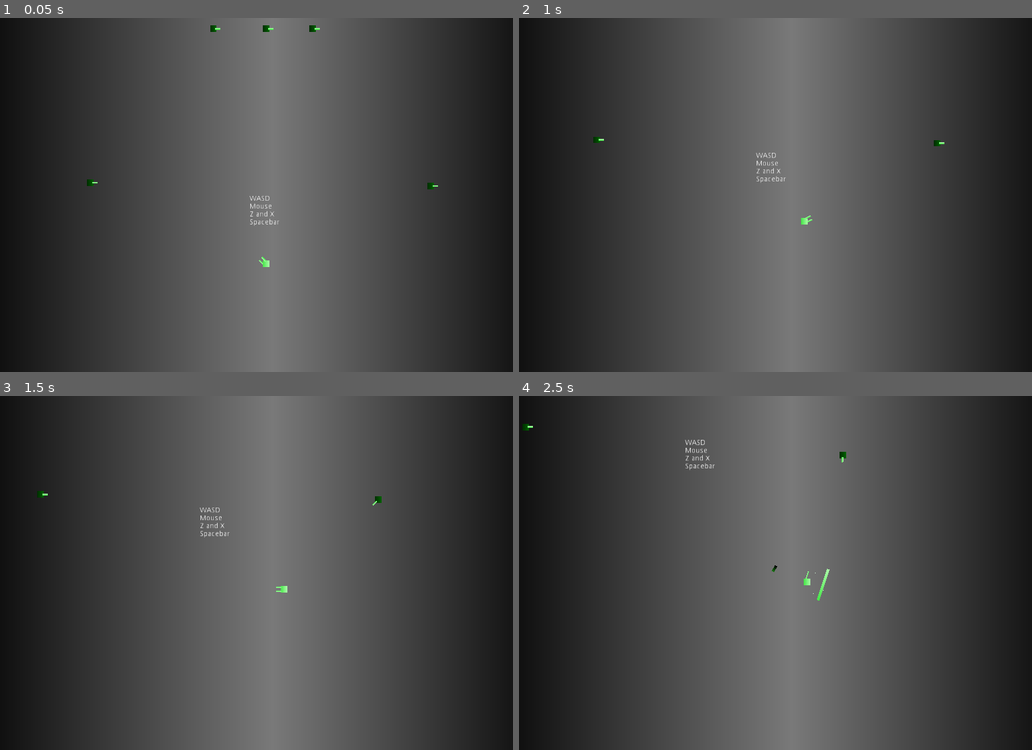
Above: before the commit, frames 1-4 (two rows, left to right).
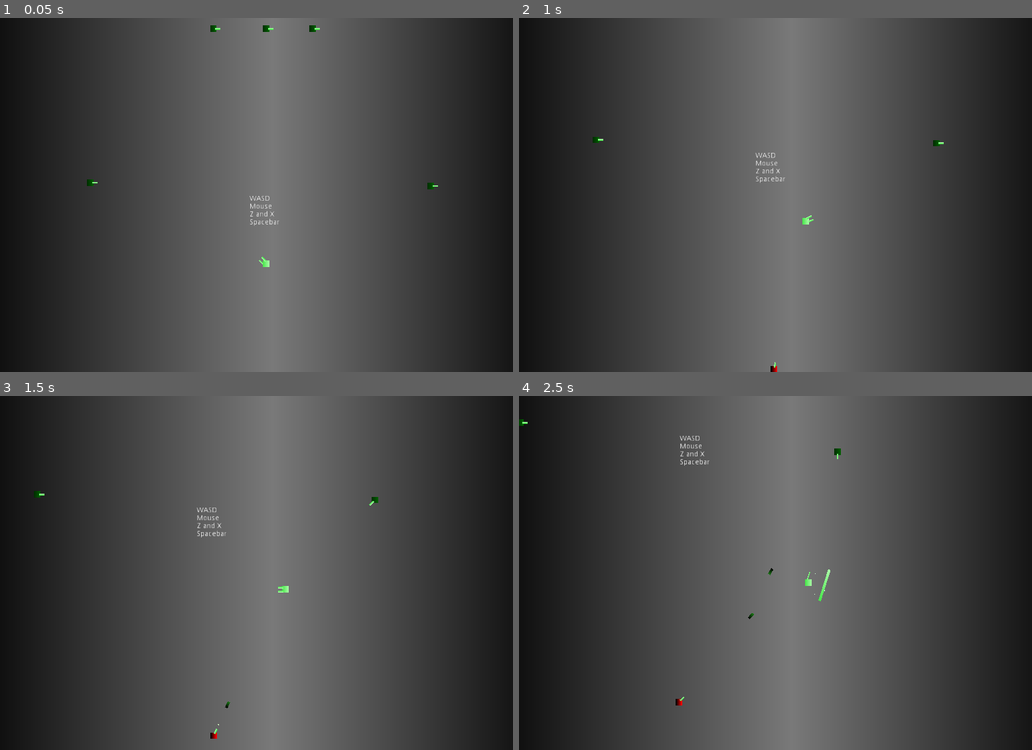
Above: after the commit, the same moments.

Repository: jrcamelo/Godot-SuperRogue
Game: Godot game, scene res://Test1.tscn
The game is run twice, just before and just after one commit, with the same random seed, the same clock (stepped at 60 frames per second) and the same inputs. The engine's default icon, where the game draws it, is replaced by a stand-in: a white triangle on a blue panel in a dark square.
Inputs (mouse positions are in pixels of both pictures, inside the frame that each line leads up to):
- Up to frame 1 (0.05 s): no input
- Up to frame 2 (1 s): move the mouse to (903, 177) at 0.52 s; hold D (move_right) from 0.53 s (still down); tap R (r) at 0.6 s; tap V (v) at 0.8 s
- Up to frame 3 (1.5 s): move the mouse to (159, 590) at 1.27 s; release D (move_right) at 1.28 s; hold S (move_down) from 1.28 s (still down); tap V (v) at 1.35 s
- Up to frame 4 (2.5 s): tap X (x) at 1.55, 2.1 s; move the mouse to (837, 495) at 2.02 s; release S (move_down) at 2.03 s; hold D (move_right) from 2.03 s (still down); tap Z (z) at 2.3 s

Frame 1 is identical in both runs. In frame 2, 0.2% of the frame differs, in the area x 14-83%, y 33-100%; in frame 3, 0.3%; in frame 4, 0.5%, in the area x 0-64%, y 6-88%.

Commit message:
Reworked propulsion: speed limit and instance variables

Diff:
--- a/Project/NewEnemy.tscn
+++ b/Project/NewEnemy.tscn
@@ -81,8 +81,9 @@
 
 [node name="Normal" type="Node2D" parent="Equipment/Movement"]
 script = ExtResource( 6 )
+accel = 150
 max_speed = 300
-friction = 1000
+friction = 600
 
 [node name="Status" type="Node2D" parent="."]
 script = ExtResource( 9 )
--- a/Project/Propulsion.gd
+++ b/Project/Propulsion.gd
@@ -5,10 +5,29 @@
 export var max_speed = 100
 export var friction = 500
 
-func get_move_towards_input(movement: Vector2, input: Vector2, delta):
+var movement: Vector2
+var input: Vector2
+var delta: float
+
+func get_move_towards_input(_movement: Vector2, _input: Vector2, _delta):
+	movement = _movement
+	input = _input.normalized()
+	delta = _delta
+
 	if input == Vector2.ZERO:
-		return get_brake(movement, delta)
-	return movement.move_toward(input * max_speed, accel * delta)
+		brake()
+	else:
+		accelerate()
+		limit_to_max_speed()
+	return movement
 
-func get_brake(movement: Vector2, delta):
-	return movement.move_toward(Vector2.ZERO, friction * delta)
+func accelerate():
+	movement = movement.move_toward(input.normalized() * max_speed, delta * accel)
+	print(movement)
+
+func brake():
+	movement = movement.move_toward(Vector2.ZERO, friction * delta)
+
+func limit_to_max_speed():
+	if movement.length() > max_speed:
+		movement = movement.normalized() * max_speed
--- a/Project/Scenes/Player.tscn
+++ b/Project/Scenes/Player.tscn
@@ -17,7 +17,7 @@
 
 [node name="Body" parent="." instance=ExtResource( 3 )]
 script = ExtResource( 1 )
-MAX_SPEED = 300
+MAX_SPEED = 320
 ACCEL = 3000
 FRICTION = 10000
 
--- a/Project/Test1.tscn
+++ b/Project/Test1.tscn
@@ -95,4 +95,4 @@
 position = Vector2( -536, -2.09364 )
 
 [node name="Character" parent="Emitter" instance=ExtResource( 5 )]
-position = Vector2( 0, -968 )
+position = Vector2( 8, 688 )
Not shown, changed: index.pck
